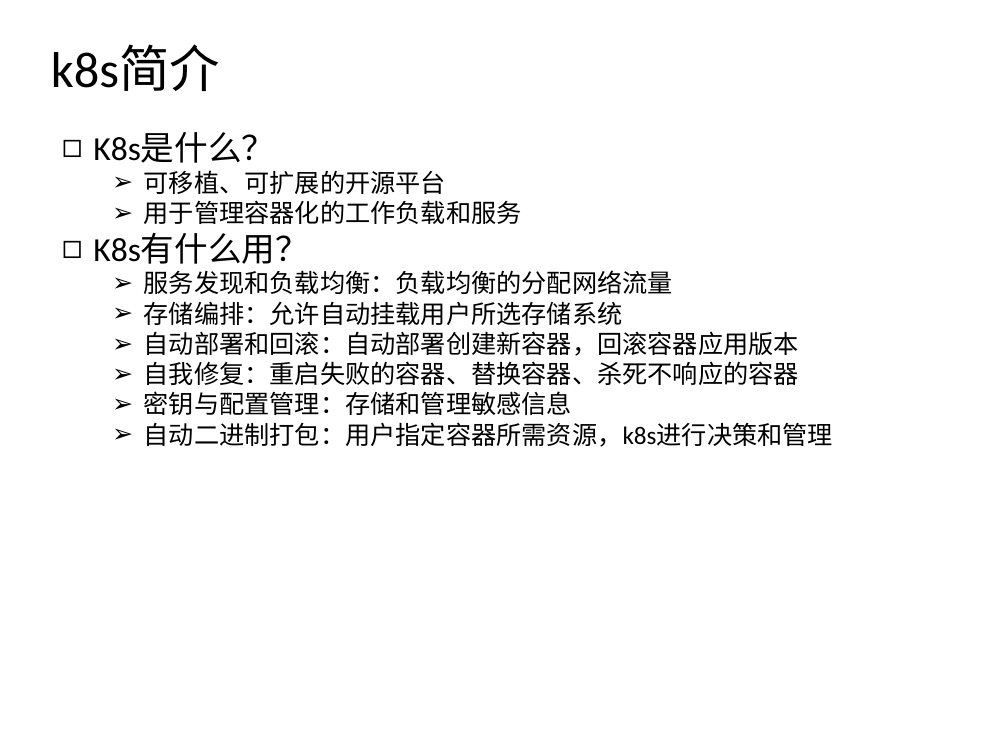
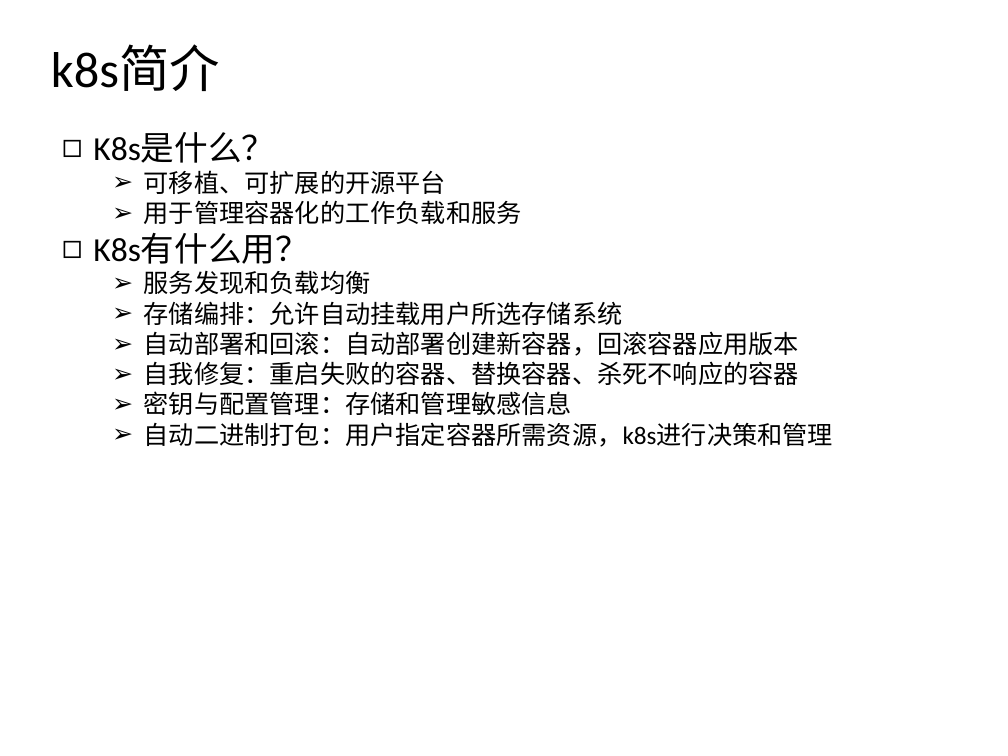
Before and after one commit to csluluyao/k8s_research, a slide deck: slide 3 of k8s_week1.pptx. Drawn at 1008x756 pixels with LibreOffice and Linux fonts; fonts in the diff are those of the drawing. Boxes give left, top, right and bottom in pixels: in the first picture for what was removed or moved away, otherwise in the second. Text is boxed around its words. In the diff, an @@ line names an element or a change of style, - is before the commit and + after.

```diff
--- a/k8s_week1.pptx
+++ b/k8s_week1.pptx
@@ text at <box>144,270,371,294</box>: text changed @@
-  ➢ 服务发现和负载均衡：负载均衡的分配网络流量
+  ➢ 服务发现和负载均衡
```
Also in this commit, not shown: 8 other slides changed, 6 slides added, 2 slides removed, 2 other files.
